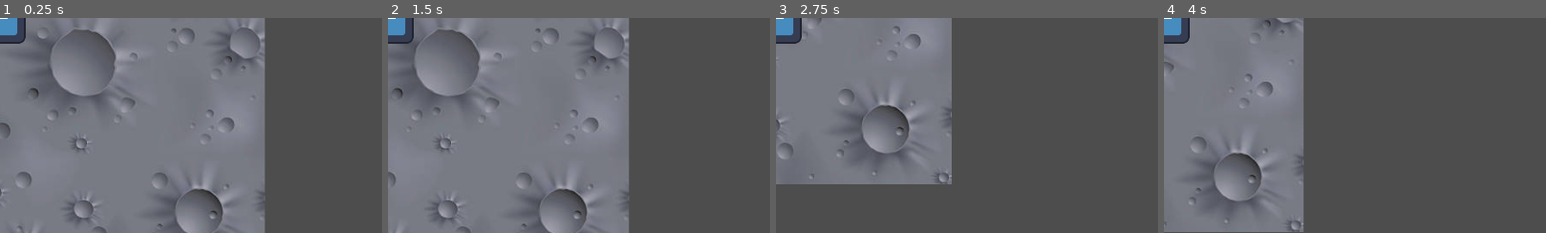
Above: before the commit, frames 1-4 (left to right).
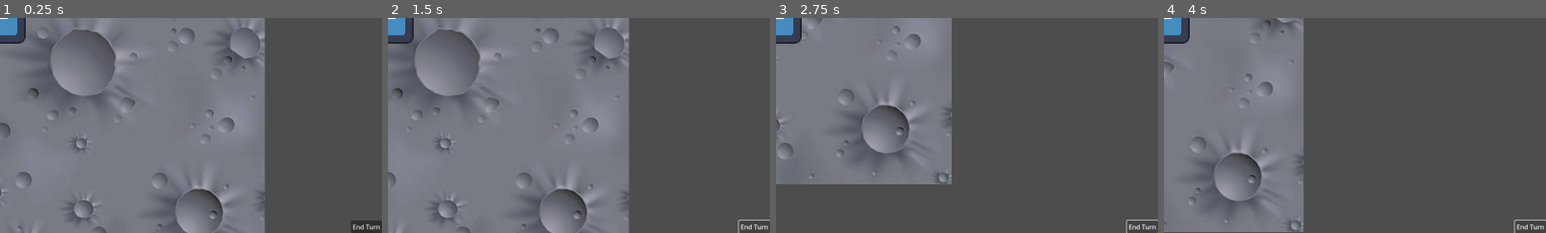
Above: after the commit, the same moments.

Repository: LunariumGame/Lunarium
Game: Godot game, scene res://scenes/world.tscn
The game is run twice, just before and just after one commit, with the same random seed, the same clock (stepped at 60 frames per second) and the same inputs. The engine's default icon, where the game draws it, is replaced by a stand-in: a white triangle on a blue panel in a dark square.
Inputs (mouse positions are % of the whole screen's width and height, from its top left):
- Up to frame 1 (0.25 s): no input
- Up to frame 2 (1.5 s): click (98, 99) at 0.5 s, where only the run after the commit has a clickable "End Turn"; tap Enter at 1.25 s; hold Right (ui_right) from 1.28 s (still down)
- Up to frame 3 (2.75 s): release Right (ui_right) at 2.03 s; hold Down (ui_down) from 2.03 s (still down)
- Up to frame 4 (4 s): release Down (ui_down) at 2.78 s; hold Right (ui_right) 2.78-3.53 s; hold Up (ui_up) from 3.53 s (still down)
The pictures show only the part of the screen within x 50-100%, y 50-100%; the shares and areas given below are measured in that part.

The runs differ from the first frame. In frame 1, 0.4% of the frame differs, in the area x 92-100%, y 94-100%; in frame 2, 0.2%; in frame 3, 0.2%; in frame 4, 0.2%.

Commit message:
Turn button

Diff:
--- a/scenes/world.tscn
+++ b/scenes/world.tscn
@@ -48,3 +48,19 @@
 position = Vector2(614, 406)
 script = ExtResource("8_4mrxx")
 player = NodePath("../Player")
+
+[node name="MainUI" type="CanvasLayer" parent="."]
+
+[node name="EndTurn" type="Button" parent="MainUI"]
+anchors_preset = 3
+anchor_left = 1.0
+anchor_top = 1.0
+anchor_right = 1.0
+anchor_bottom = 1.0
+offset_left = -8.0
+offset_top = -8.0
+grow_horizontal = 0
+grow_vertical = 0
+text = "End Turn"
+
+[connection signal="pressed" from="MainUI/EndTurn" to="." method="_on_end_turn_pressed"]
--- a/scripts/world.gd
+++ b/scripts/world.gd
@@ -8,3 +8,7 @@
 # Called every frame. 'delta' is the elapsed time since the previous frame.
 func _process(delta: float) -> void:
 	pass
+
+
+func _on_end_turn_pressed() -> void:
+	game_manager.end_turn()
